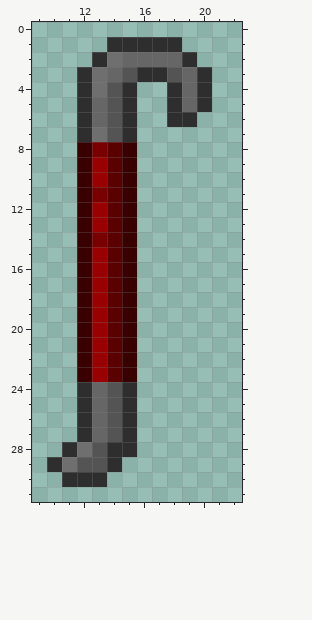
Two versions of one pixel-art sprite, Resources/Textures/Objects/Tools/crowbar.rsi/red-storage.png. The first picture shows the starting point.
The file is 32x32 pixels. Shown: x 9..22, y 0..31.
Now the later version:
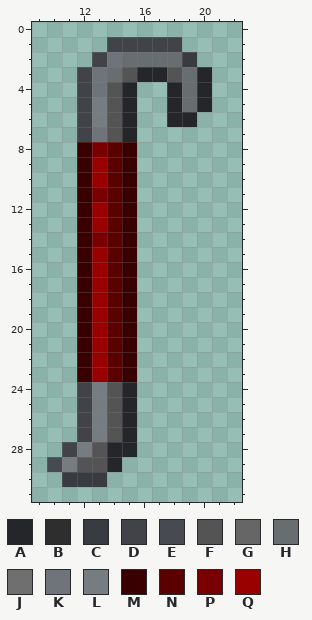
Palette (. is transparent): A #242629  B #2e2e2e  C #383b3f  D #414349  E #474b51  F #555454  G #666666  H #686d70  J #706f6f  K #6f747a  L #767d80  M #380000  N #5b0000  P #780000  Q #990000
From old to new:
Colour B gives way to colour A in row 3 at x 16 to 17 and 20; in rows 4 to 5 at x 15, 18 and 20; in row 6 at x 15 and 18 to 19; in row 7 at x 15; in rows 24 to 27 at x 15; in row 28 at x 14 to 15.
Colour B gives way to colour A in row 29 at x 14.
Colour B gives way to colour C in row 2 at x 19; in row 30 at x 11 to 13.
Colour B gives way to colour D in row 1 at x 14 to 18; in row 2 at x 13; in rows 3 to 7 at x 12; in rows 24 to 27 at x 12; in row 28 at x 11.
Colour B gives way to colour E in row 29 at x 10.
Colour G gives way to colour H in row 2 at x 15 to 18; in row 3 at x 14 and 19; in rows 4 to 5 at x 19.
Colour J gives way to colour K in row 2 at x 14; in rows 3 to 4 at x 13; in row 7 at x 13.
Colour G gives way to colour L in rows 5 to 6 at x 13; in rows 24 to 27 at x 13.
Colour J gives way to colour L in row 28 at x 12; in row 29 at x 11.
Pixel boxes of the changes (left, top, right, bottom) in both pictures:
changed: (77, 37, 212, 142)
changed: (47, 382, 137, 487)
